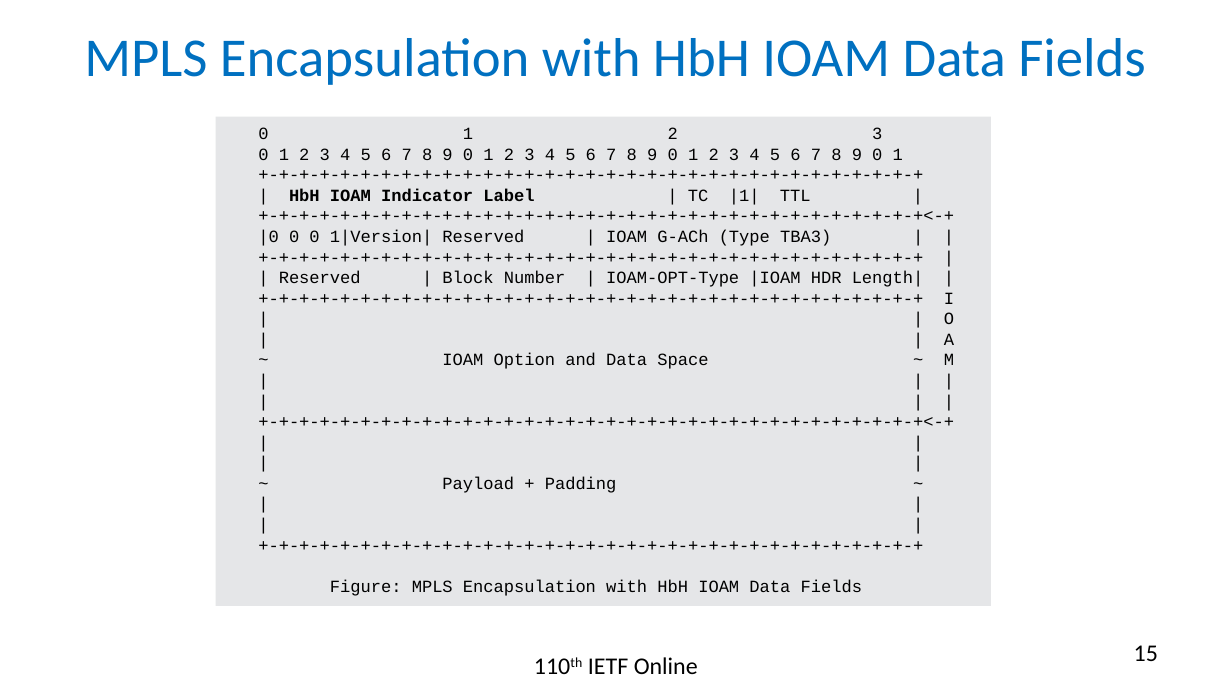
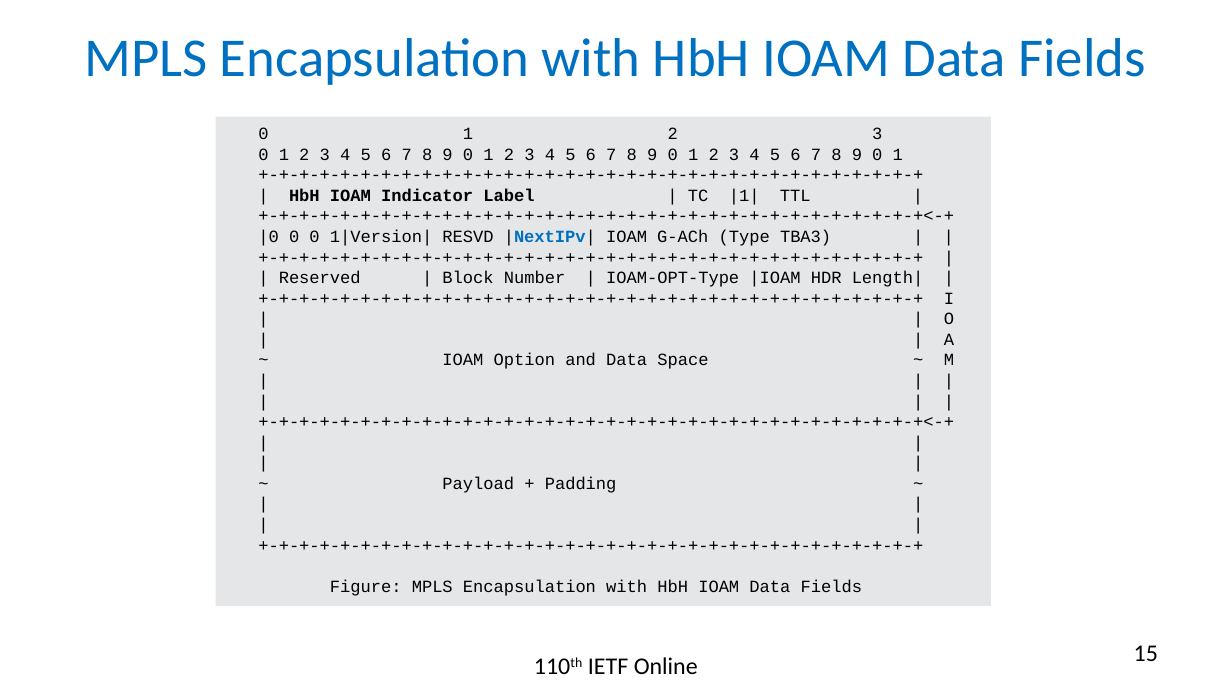
Before and after one commit to rakgandhi/ietf-slides, a slide deck: slide 15 of draft-gandhi-mpls-ioam-sr-06.pptx. Drawn at 1232x693 pixels with LibreOffice and Linux fonts; fonts in the diff are those of the drawing. Boxes give left, top, right and bottom in pixels: in the first picture for what was removed or moved away, otherwise in the second. Text is boxed around its words. In the diff, an @@ line names an element or a change of style, - is before the commit and + after.

```diff
--- a/draft-gandhi-mpls-ioam-sr-06.pptx
+++ b/draft-gandhi-mpls-ioam-sr-06.pptx
@@ text in rectangle at (x1=258, y1=229, x2=831, y2=246): text changed @@
-|0 0 0 1|Version| Reserved | IOAM G-ACh (Type TBA3) | |
+|0 0 0 1|Version| RESVD |NextIPv| IOAM G-ACh (Type TBA3) | |
```
Also in this commit, not shown: 4 other slides changed, 1 other file.
